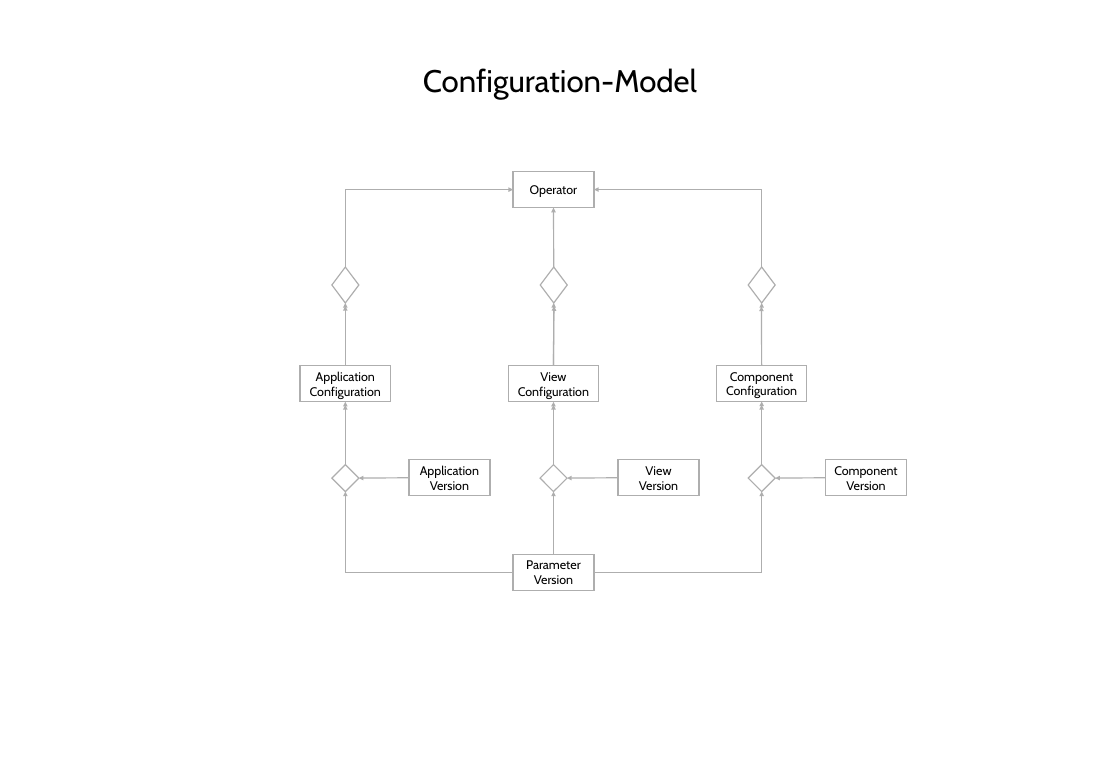
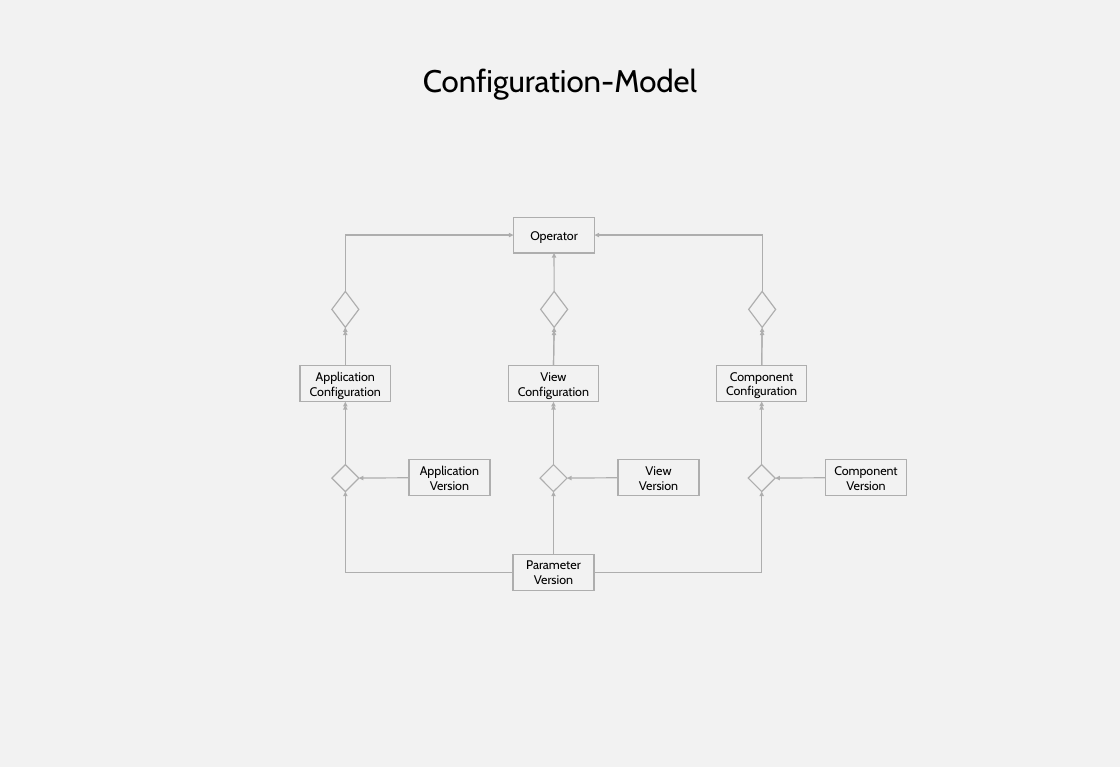
Before and after one commit to DonColon/appman-api-spec, a slide deck: slide 7 of docs/Appman - Data Model.pptx. Drawn at 1120x767 pixels with LibreOffice and Linux fonts; fonts in the diff are those of the drawing. Boxes give left, top, right and bottom in pixels: in the first picture for what was removed or moved away, otherwise in the second. Text is boxed around its words. In the diff, an @@ line names an element or a change of style, - is before the commit and + after.

```diff
--- a/docs/Appman - Data Model.pptx
+++ b/docs/Appman - Data Model.pptx
@@ background #FFFFFF to #F2F2F2 @@
@@ elbow arrow moved from (345, 267) - (513, 189) to (345, 292) - (514, 235) @@
@@ rectangle "Operator" moved from (x1=513, y1=171, x2=594, y2=207) to (x1=514, y1=217, x2=595, y2=253) @@
@@ elbow arrow moved from (761, 267) - (594, 189) to (762, 292) - (595, 235) @@
@@ arrow moved from (554, 267) - (554, 207) to (554, 292) - (554, 253) @@
@@ 3 diamonds moved together from (x1=332, y1=267, x2=775, y2=303) to (x1=332, y1=292, x2=776, y2=328) @@
@@ arrow moved from (345, 366) - (345, 303) to (345, 366) - (345, 328) @@
@@ arrow moved from (554, 366) - (554, 303) to (554, 366) - (554, 328) @@
@@ arrow moved from (761, 365) - (761, 303) to (761, 365) - (762, 328) @@
@@ arrow moved from (345, 366) - (345, 306) to (345, 366) - (345, 330) @@
@@ arrow moved from (554, 366) - (554, 306) to (554, 366) - (554, 330) @@
@@ arrow moved from (761, 365) - (761, 306) to (761, 365) - (762, 330) @@
```
Also in this commit, not shown: 18 other slides changed, 1 other file.
